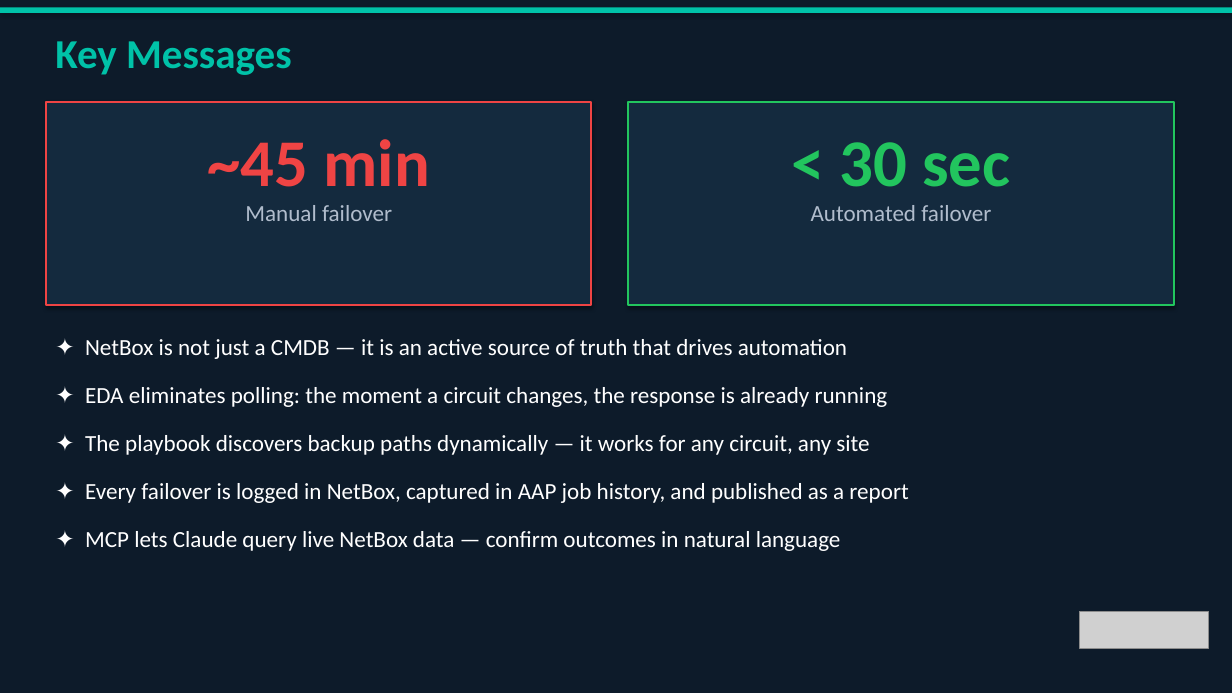
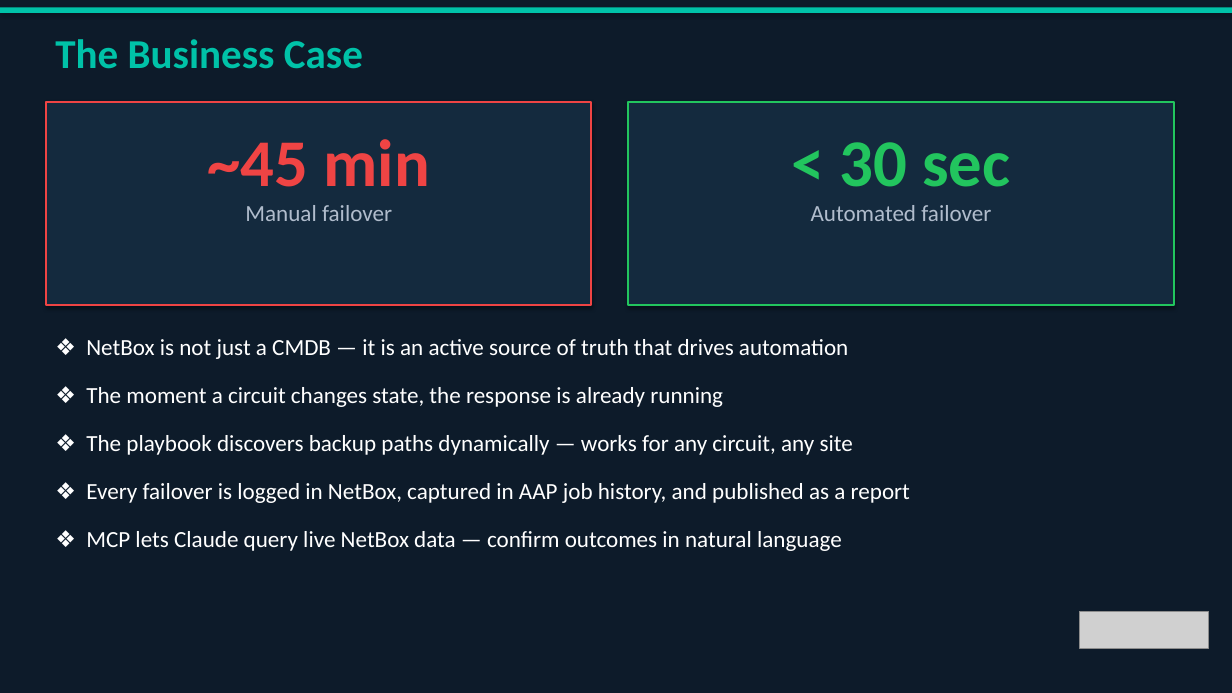
Before and after one commit to my0373/summit-netbox-circuits-demo, a slide deck: slide 11 of slides/Summit_Demo_Deck.pptx (slide 10 before the commit). Drawn at 1232x693 pixels with LibreOffice and Linux fonts; fonts in the diff are those of the drawing; grey boxes stand for pictures. Boxes give left, top, right and bottom in pixels: in the first picture for what was removed or moved away, otherwise in the second. Text is boxed around its words. In the diff, an @@ line names an element or a change of style, - is before the commit and + after.

```diff
--- a/slides/Summit_Demo_Deck.pptx
+++ b/slides/Summit_Demo_Deck.pptx
@@ text at bbox=[55, 39, 363, 69]: text changed @@
-Key Messages
+The Business Case
@@ text at bbox=[86, 339, 848, 359]: text changed @@
-✦ NetBox is not just a CMDB — it is an active source of truth that drives automation
+❖ NetBox is not just a CMDB — it is an active source of truth that drives automation
@@ text at bbox=[86, 387, 723, 407]: text changed @@
-✦ EDA eliminates polling: the moment a circuit changes, the response is already running
+❖ The moment a circuit changes state, the response is already running
@@ text at bbox=[86, 435, 853, 455]: text changed @@
-✦ The playbook discovers backup paths dynamically — it works for any circuit, any site
+❖ The playbook discovers backup paths dynamically — works for any circuit, any site
@@ text at bbox=[86, 483, 910, 503]: text changed @@
-✦ Every failover is logged in NetBox, captured in AAP job history, and published as a report
+❖ Every failover is logged in NetBox, captured in AAP job history, and published as a report
@@ text at bbox=[86, 531, 842, 551]: text changed @@
-✦ MCP lets Claude query live NetBox data — confirm outcomes in natural language
+❖ MCP lets Claude query live NetBox data — confirm outcomes in natural language
```
Also in this commit, not shown: 5 other slides changed, 4 slides added, 4 slides removed, 1 other file.
